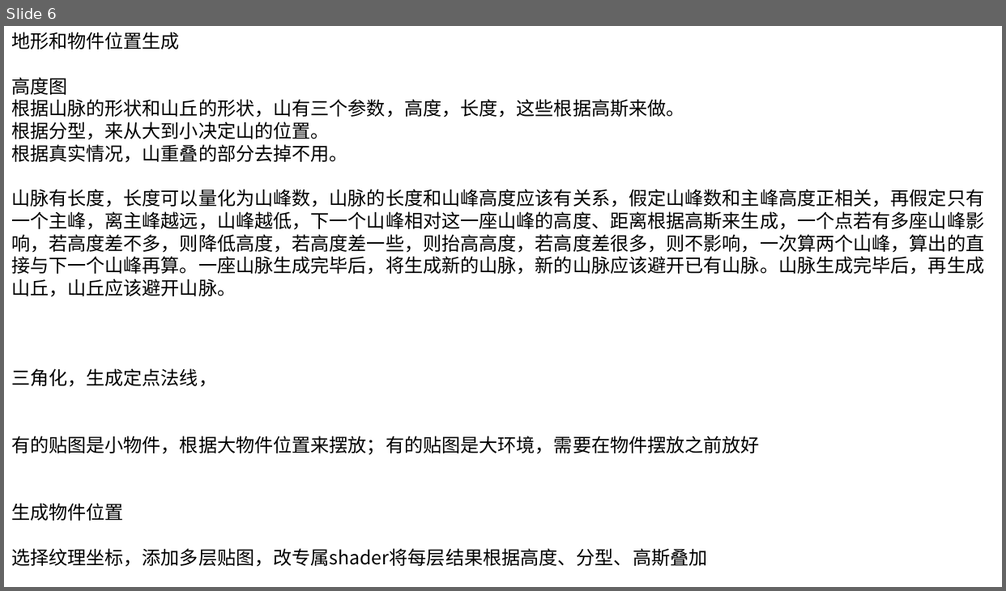
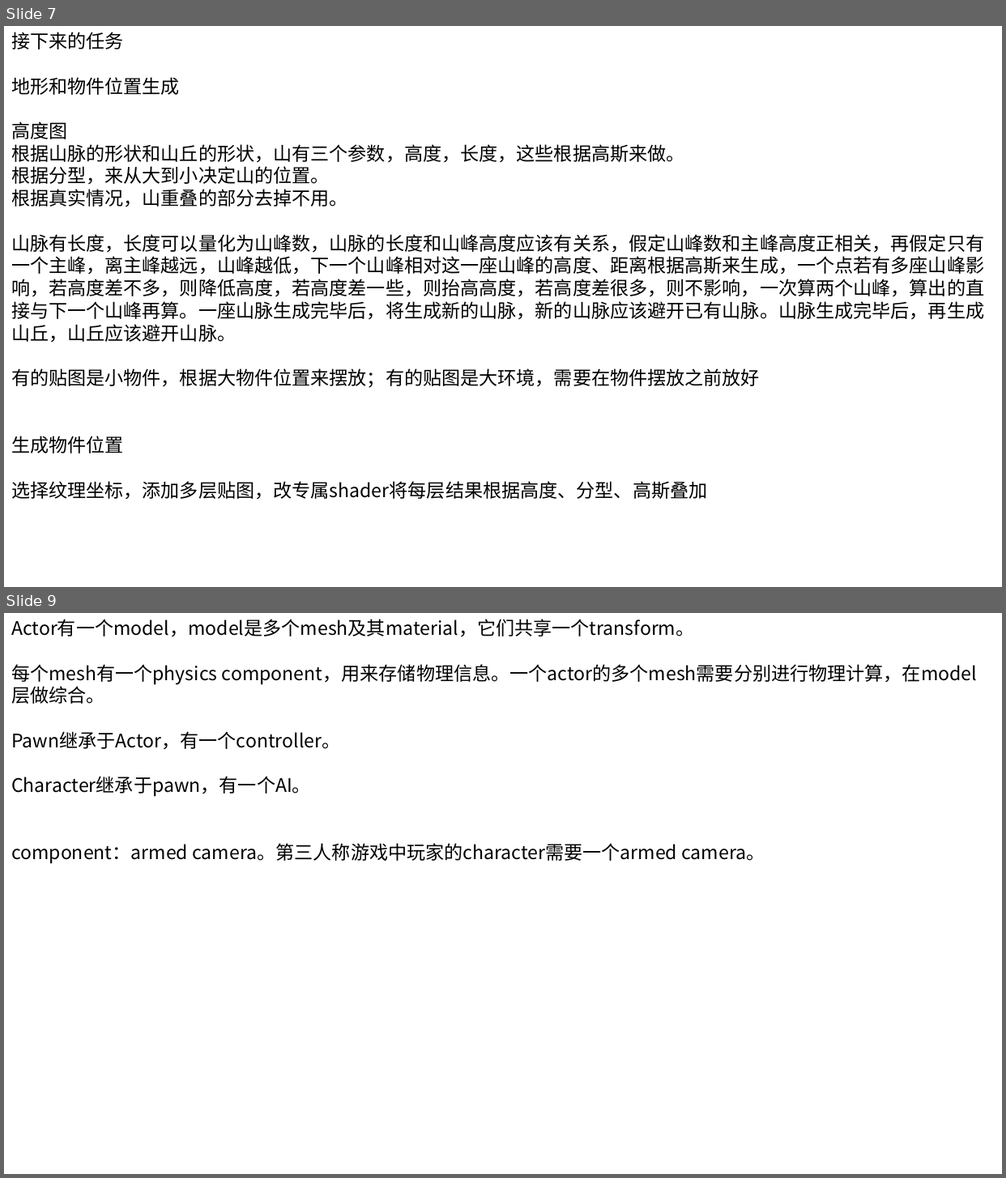
Before and after one commit to huangshansong/Hazel, a slide deck: 未来修改.pptx. Shown one above the other, each under a label of ours: slide 6 before the commit, slides 7 and 9 after it; the slides between them are not shown. The pictures are 1006x591 and 1006x1178 pixels, drawn with LibreOffice and Linux fonts; fonts in the diff are those of the drawing. Boxes give left, top, right and bottom in pixels: in the first picture for what was removed or moved away, otherwise in the second. Text is boxed around its words. In the diff, an @@ line names an element or a change of style, - is before the commit and + after.

```diff
--- a/未来修改.pptx
+++ b/未来修改.pptx
@@ slide 9 added at (4,613,1002,1174), background #FFFFFF @@
@@ text added at (11,619,977,864), 18 pt, text #000000 @@
+Actor有一个model，model是多个mesh及其material，它们共享一个transform。
+每个mesh有一个physics component，用来存储物理信息。一个actor的多个mesh需要分别进行物理计算，在model层做综合。
+Pawn继承于Actor，有一个controller。
+Character继承于pawn，有一个AI。
+component：armed camera。第三人称游戏中玩家的character需要一个armed camera。
@@ what was slide 6 is now slide 7 @@
@@ slide 7 changed as well @@
@@ text at (11,32,124,49): paragraph added @@
+接下来的任务
@@ text at (11,369,217,387): paragraph removed @@
-三角化，生成定点法线，
```
Also in this commit, not shown: 5 other slides changed, 2 other slides added, 50 other files.
